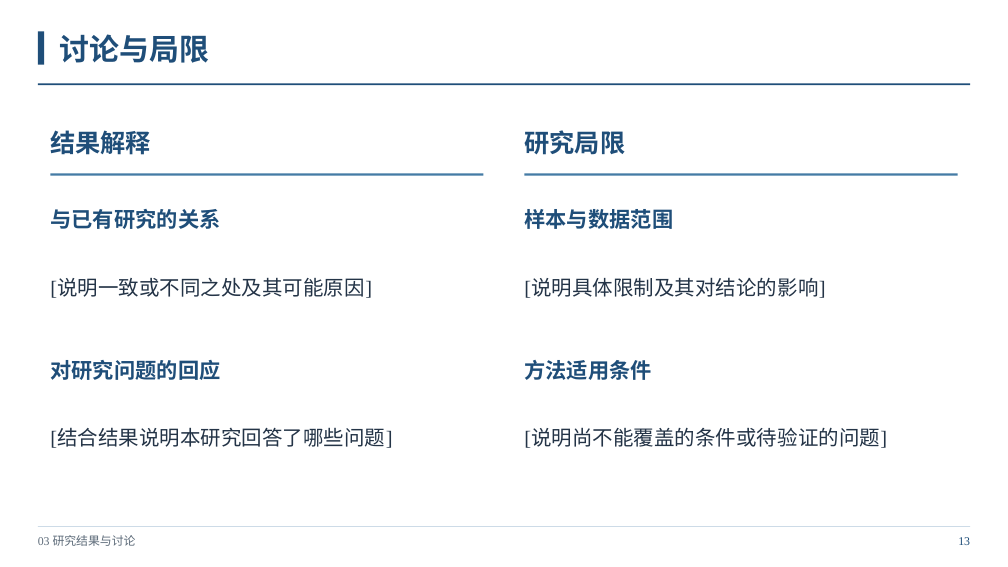
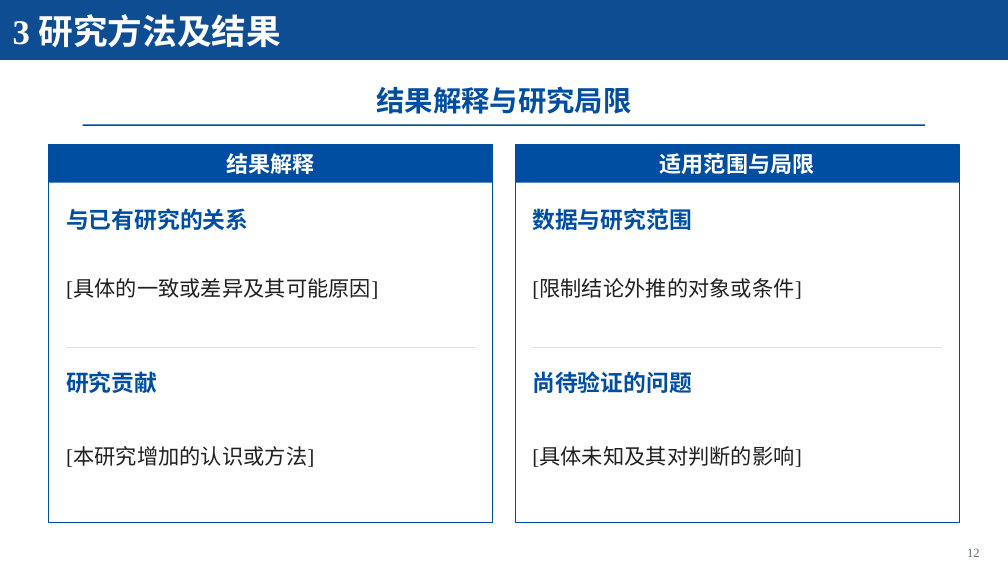
Before and after one commit to Starxy/skills, a slide deck: slide 12 of skills/ppt-craft/assets/academic-blue-template.pptx (slide 13 before the commit). Drawn at 1008x567 pixels with LibreOffice and Linux fonts; fonts in the diff are those of the drawing. Boxes give left, top, right and bottom in pixels: in the first picture for what was removed or moved away, otherwise in the second. Text is boxed around its words. In the diff, an @@ line names an element or a change of style, - is before the commit and + after.

Commit message:
feat(ppt-craft): 按研究汇报样式重构默认学术蓝模板

```diff
--- a/skills/ppt-craft/assets/academic-blue-template.pptx
+++ b/skills/ppt-craft/assets/academic-blue-template.pptx
@@ rectangle added at [0,0,1008,60], fill #0F4D92 @@
@@ text added at [13,14,282,47], 33 pt, text #FFFFFF, bold @@
+3 研究方法及结果
@@ rectangle removed at [38,32,44,65] @@
@@ title at [376,86,631,114]: text changed; size 28.5 to 27 pt; text colour #1F4E79 to #004EA1 @@
-讨论与局限
+结果解释与研究局限
@@ rectangle: place and size @@
-rectangle at [51,173,484,175]
+rectangle at [49,145,494,183]
@@ rectangle at [49,145,494,183]: fill #457BA5 to #004EA1 @@
@@ rectangle added at [49,145,494,523], outline #004EA1 0.98 pt @@
@@ text "结果解释": place and size @@
-text "结果解释" at [50,130,151,154]
+text "结果解释" at [227,153,315,174]
@@ text "结果解释" at [227,153,315,174]: size 24 to 21 pt, text colour #1F4E79 to #FFFFFF; alignment left to centre @@
@@ rectangle: place and size @@
-rectangle at [38,83,970,85]
+rectangle at [82,125,926,126]
@@ rectangle at [82,125,926,126]: fill #1F4E79 to #004EA1 @@
@@ rectangle at [515,145,960,183]: fill #457BA5 to #004EA1 @@
@@ rectangle: place and size @@
-rectangle at [525,173,958,175]
+rectangle at [515,145,960,183]
@@ rectangle added at [515,145,960,523], outline #004EA1 0.98 pt @@
@@ text at [660,153,814,174]: text changed; size 24 to 21 pt; text colour #1F4E79 to #FFFFFF @@
-研究局限
+适用范围与局限
@@ text "与已有研究的关系": place and size @@
-text "与已有研究的关系" at [50,209,220,229]
+text "与已有研究的关系" at [66,208,248,230]
@@ text "与已有研究的关系" at [66,208,248,230]: size 20.2 to 21.8 pt, text colour #1F4E79 to #004EA1 @@
@@ text at [532,208,692,230]: text changed; size 20.2 to 21.8 pt; text colour #1F4E79 to #004EA1 @@
-样本与数据范围
+数据与研究范围
@@ text at [66,280,378,299]: text changed; size 19.5 to 20.2 pt; text colour #243447 to #202020 @@
-[说明一致或不同之处及其可能原因]
+[具体的一致或差异及其可能原因]
@@ text at [532,280,802,299]: text changed; size 19.5 to 20.2 pt; text colour #243447 to #202020 @@
-[说明具体限制及其对结论的影响]
+[限制结论外推的对象或条件]
@@ rectangle added at [67,347,476,348], fill #C5D0DC @@
@@ rectangle added at [532,347,942,348], fill #C5D0DC @@
@@ text at [66,371,157,393]: text changed; size 20.2 to 21.8 pt; text colour #1F4E79 to #004EA1 @@
-对研究问题的回应
+研究贡献
@@ text removed at [524,360,652,380] @@
-方法适用条件
@@ text at [532,371,692,393]: text changed; size 19.5 to 21.8 pt; text colour #243447 to #004EA1; bold on @@
-[说明尚不能覆盖的条件或待验证的问题]
+尚待验证的问题
@@ text removed at [50,429,392,448] @@
-[结合结果说明本研究回答了哪些问题]
@@ text added at [66,448,314,467], 20.2 pt, text #202020 @@
+[本研究增加的认识或方法]
@@ text added at [532,448,802,467], 20.2 pt, text #202020 @@
+[具体未知及其对判断的影响]
@@ rectangle removed at [38,526,970,527] @@
@@ text removed at [38,535,136,546] @@
-03 研究结果与讨论
@@ text removed at [958,537,970,545] @@
-13
@@ text added at [967,548,980,557], 12 pt, text #626B75 @@
+12
```
Also in this commit, not shown: 5 other slides changed, 10 slides added, 10 slides removed, 4 other files.
